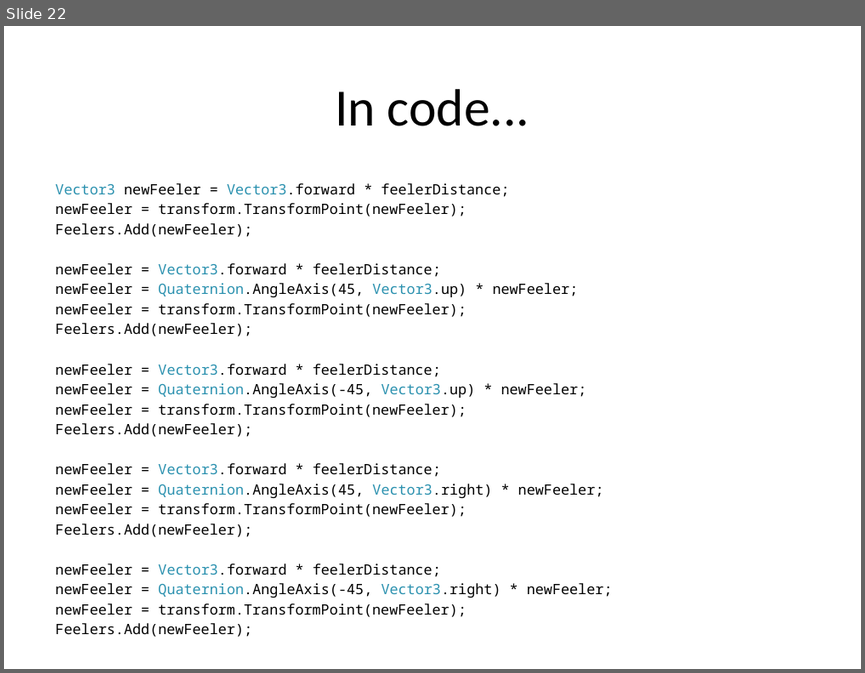
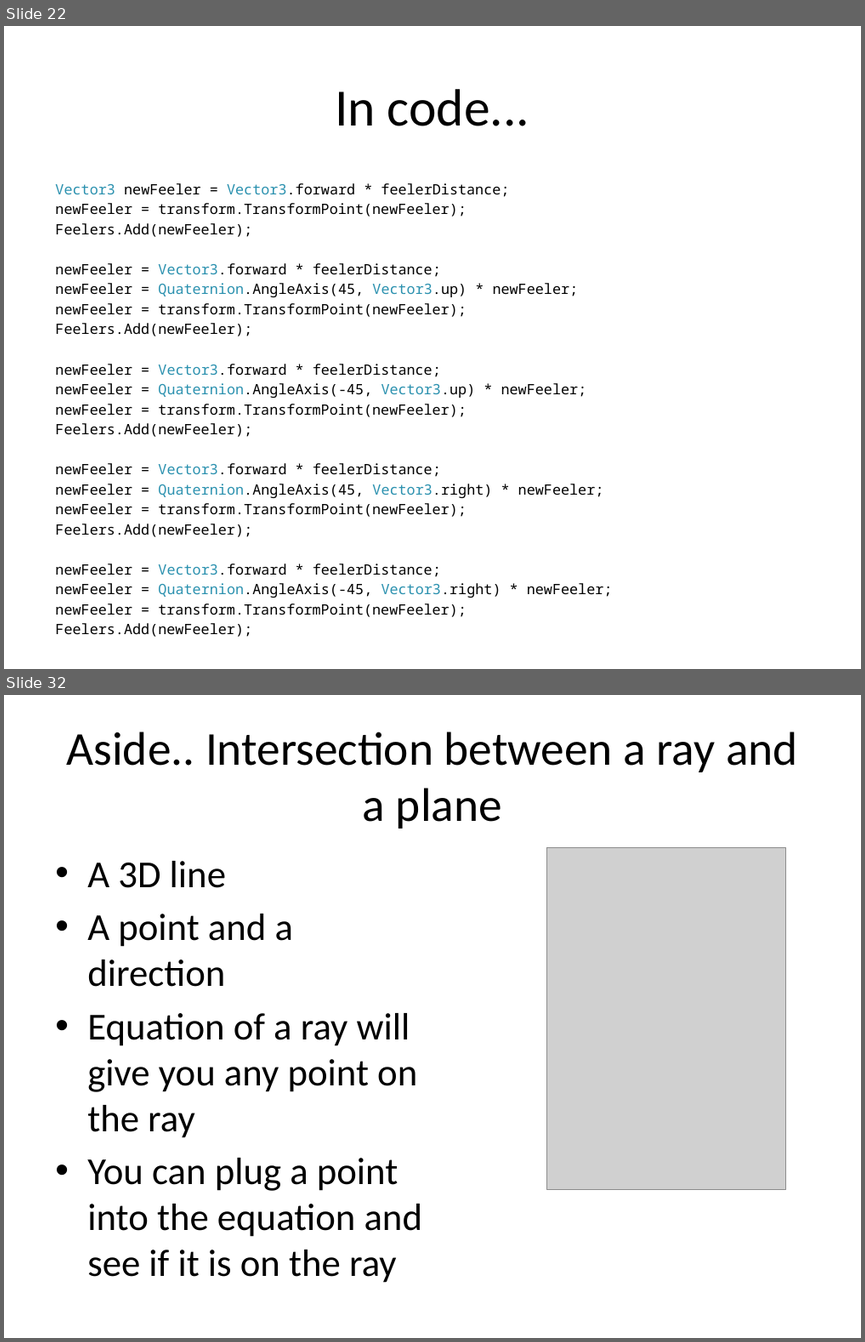
Before and after one commit to skooter500/UnitySteeringBehaviours, a slide deck: Lectures/Game AI 3.pptx. Shown one above the other, each under a label of ours: slide 22 before the commit, slides 22 and 32 after it; the slides between them are not shown. The pictures are 865x673 and 865x1342 pixels, drawn with LibreOffice and Linux fonts; fonts in the diff are those of the drawing; grey boxes stand for pictures; background and template pictures are left out. Boxes give left, top, right and bottom in pixels: in the first picture for what was removed or moved away, otherwise in the second. Text is boxed around its words. In the diff, an @@ line names an element or a change of style, - is before the commit and + after.

```diff
--- a/Lectures/Game AI 3.pptx
+++ b/Lectures/Game AI 3.pptx
@@ slide 32 added at (4,695,861,1338), background #FFFFFF @@
@@ title added at (67,732,798,828), 39.6 pt, text #000000 @@
+Aside.. Intersection between a ray and a plane
@@ picture added at (547,847,786,1189) @@
@@ text added at (87,861,423,1282), 32 pt, text #000000 @@
+• A 3D line
+• A point and a direction
+• Equation of a ray will give you any point on the ray
+• You can plug a point into the equation and see if it is on the ray
```
Also in this commit, not shown: 7 slides changed, 14 other slides added, 2 other files.
